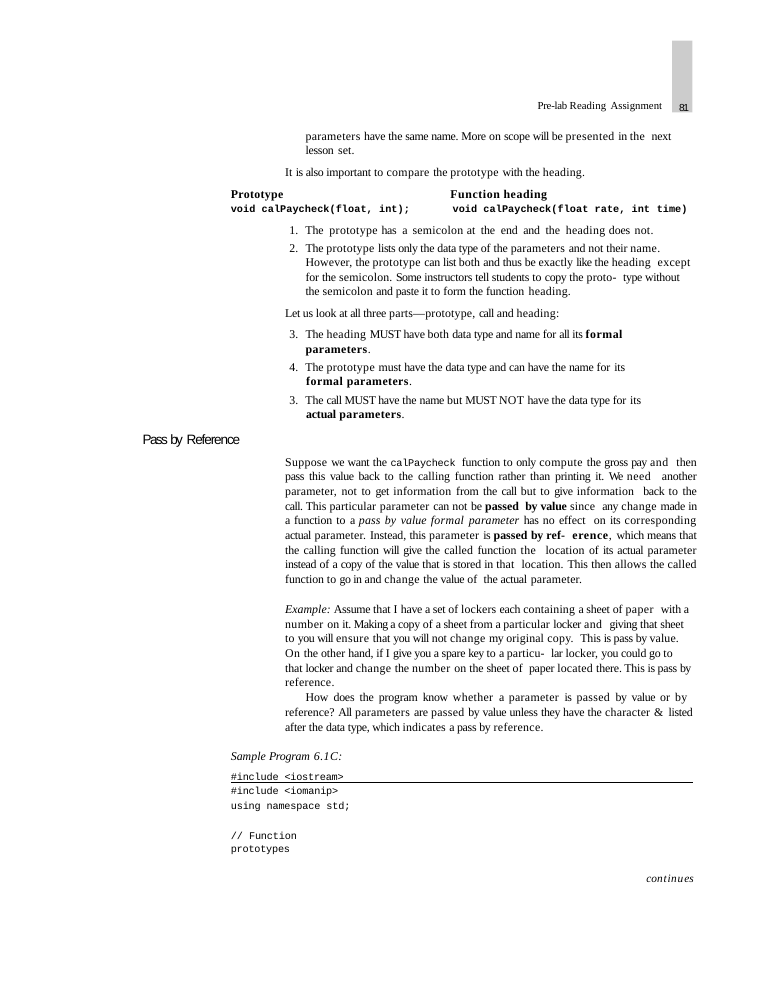
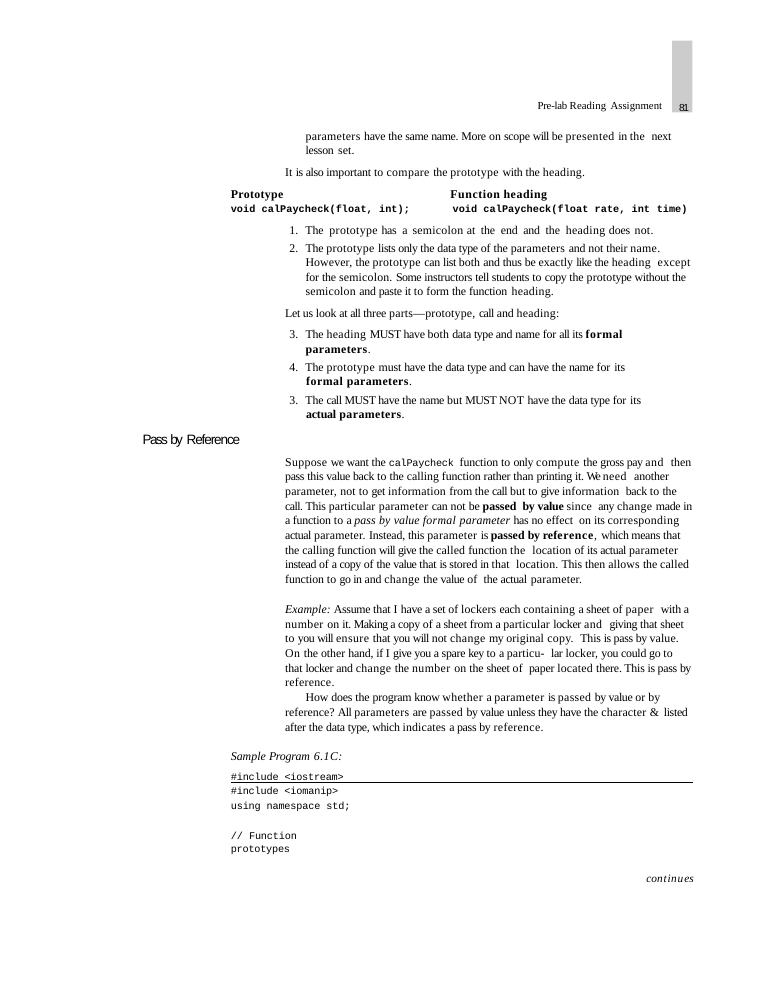
Before and after one commit to gangryunguh/cop3014-lab06-function-a, a slide deck: slide 7 of lab06-a.pptx. Drawn at 774x1008 pixels with LibreOffice and Linux fonts; fonts in the diff are those of the drawing. Boxes give left, top, right and bottom in pixels: in the first picture for what was removed or moved away, otherwise in the second. Text is boxed around its words. In the diff, an @@ line names an element or a change of style, - is before the commit and + after.

```diff
--- a/lab06-a.pptx
+++ b/lab06-a.pptx
@@ text at <box>306,243,691,298</box>: text changed @@
-2. The prototype lists only the data type of the parameters and not their name. However, the prototype can list both and thus be exactly like the heading except for the semicolon. Some instructors tell students to copy the proto- type without the semicolon and paste it to form the function heading.
+2. The prototype lists only the data type of the parameters and not their name. However, the prototype can list both and thus be exactly like the heading except for the semicolon. Some instructors tell students to copy the prototype without the semicolon and paste it to form the function heading.
@@ text at <box>285,457,692,586</box>: text changed @@
-Suppose we want the calPaycheck function to only compute the gross pay and then pass this value back to the calling function rather than printing it. We need another parameter, not to get information from the call but to give information back to the call. This particular parameter can not be passed by value since any change made in a function to a pass by value formal parameter has no effect on its corresponding actual parameter. Instead, this parameter is passed by ref- erence, which means that the calling function will give the called function the location of its actual parameter instead of a copy of the value that is stored in that location. This then allows the called function to go in and change the value of the actual parameter.
+Suppose we want the calPaycheck function to only compute the gross pay and then pass this value back to the calling function rather than printing it. We need another parameter, not to get information from the call but to give information back to the call. This particular parameter can not be passed by value since any change made in a function to a pass by value formal parameter has no effect on its corresponding actual parameter. Instead, this parameter is passed by reference, which means that the calling function will give the called function the location of its actual parameter instead of a copy of the value that is stored in that location. This then allows the called function to go in and change the value of the actual parameter.
@@ text at <box>285,692,688,734</box>: alignment justified to left @@
```
Also in this commit, not shown: 7 other slides changed.
